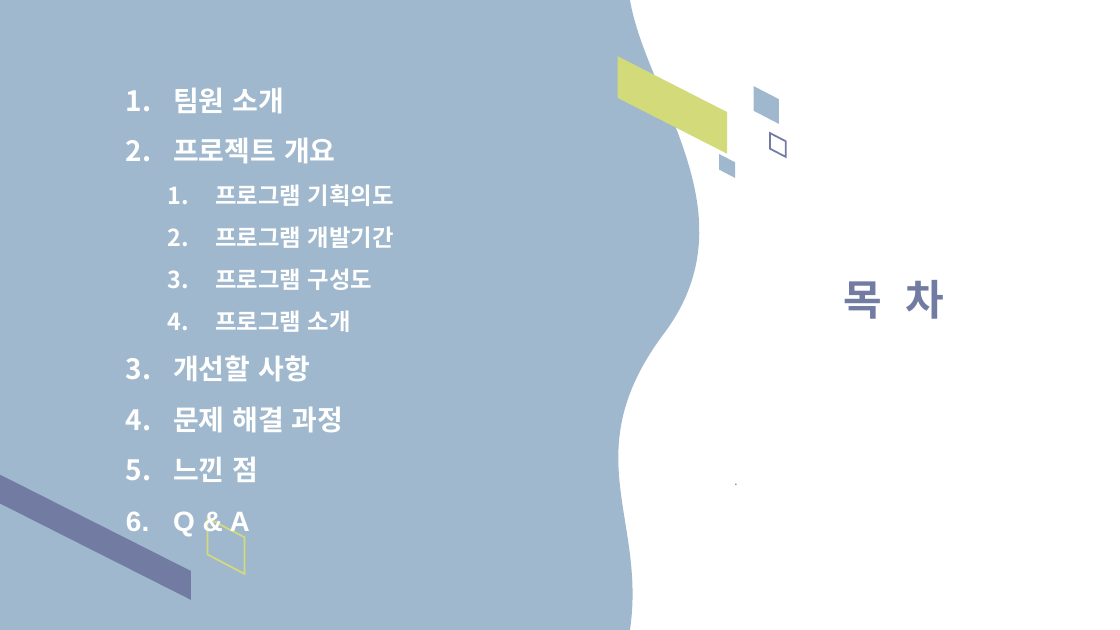
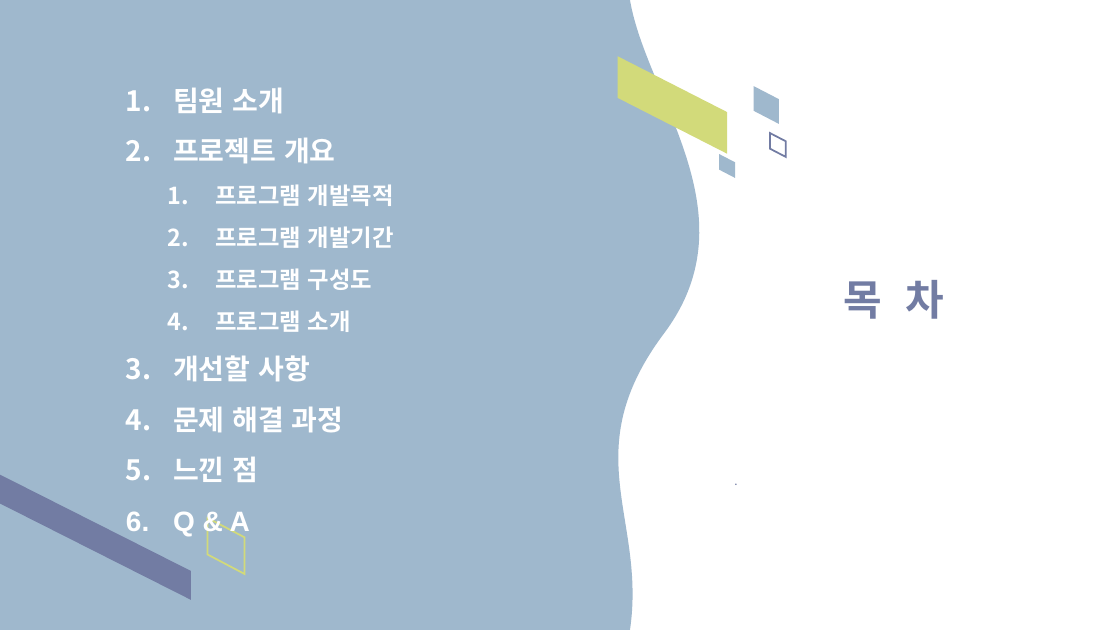
Before and after one commit to yn0315/team-project04, a slide deck: slide 2 of 프로젝트4 발표자료.pptx. Drawn at 1120x630 pixels with LibreOffice and Linux fonts; fonts in the diff are those of the drawing. Boxes give left, top, right and bottom in pixels: in the first picture for what was removed or moved away, otherwise in the second. Text is boxed around its words. In the diff, an @@ line names an element or a change of style, - is before the commit and + after.

```diff
--- a/프로젝트4 발표자료.pptx
+++ b/프로젝트4 발표자료.pptx
@@ text at box(215, 184, 394, 206): text changed @@
-  1. 프로그램 기획의도
+  1. 프로그램 개발목적
```
Also in this commit, not shown: 1 other slide changed.
